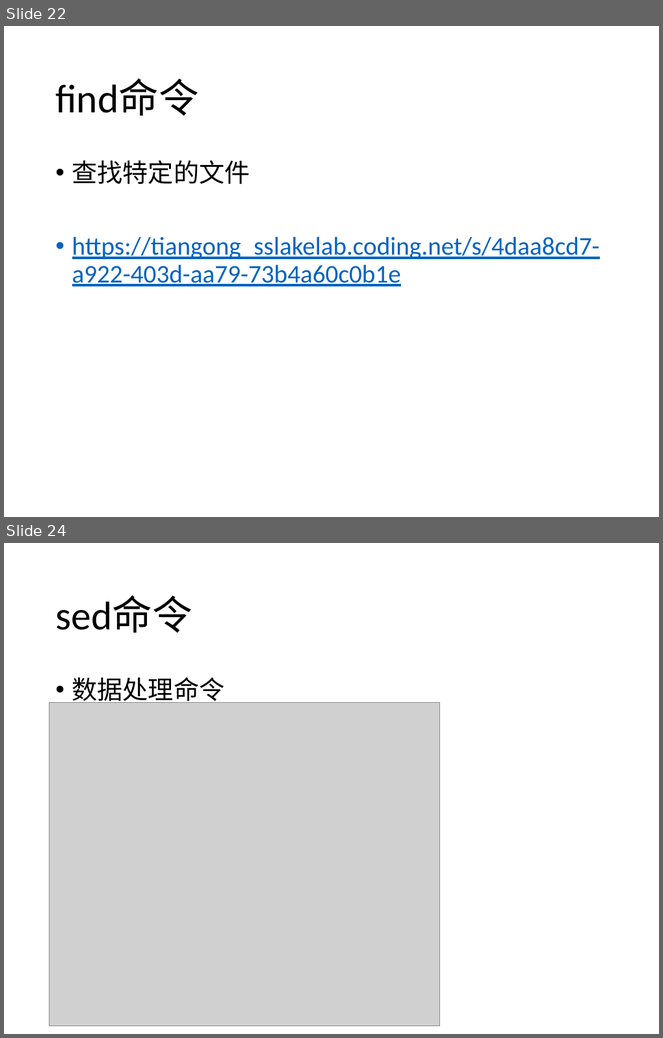
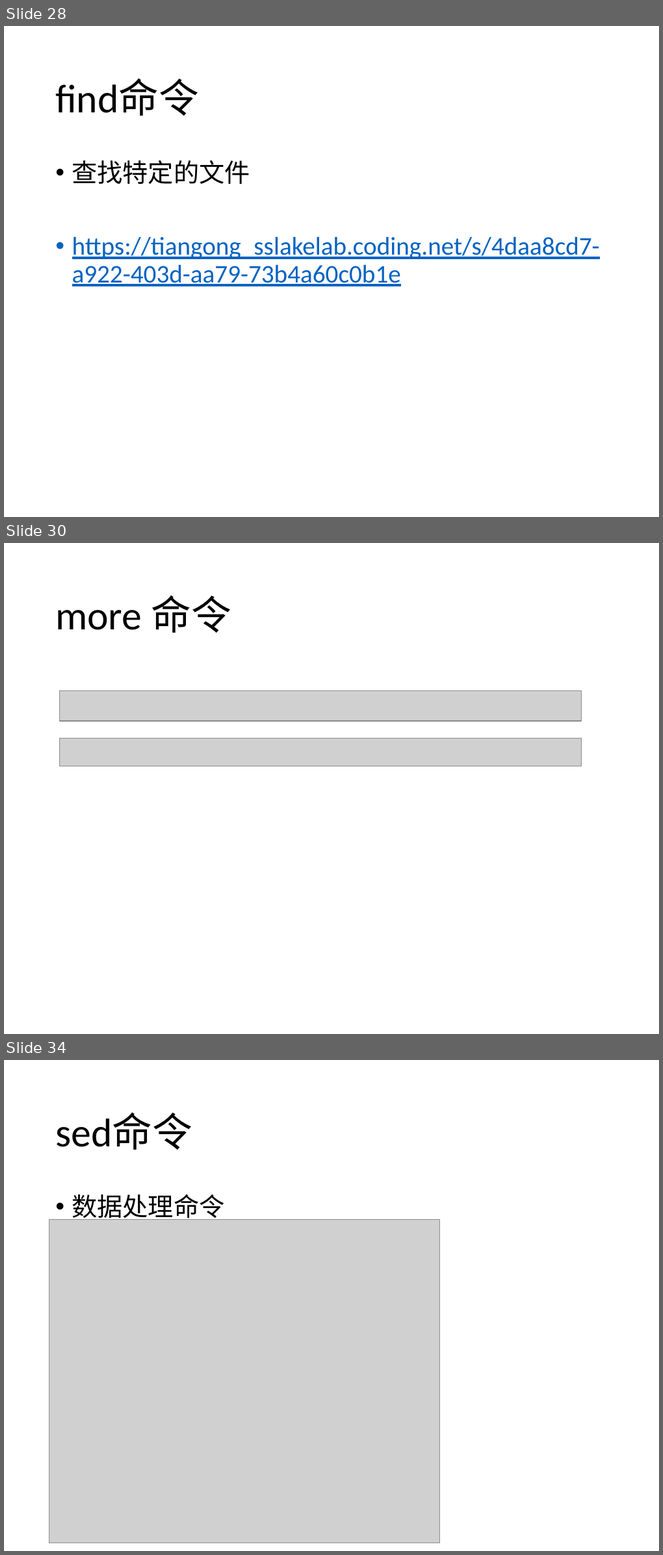
Before and after one commit to SSlakeLabTiangong/2019_workshop, a slide deck: 03_Linux101/Linux101.pptx. Shown one above the other, each under a label of ours: slides 22 and 24 before the commit, slides 28, 30 and 34 after it; the slides between them are not shown. The pictures are 663x1038 and 663x1555 pixels, drawn with LibreOffice and Linux fonts; fonts in the diff are those of the drawing; grey boxes stand for pictures. Boxes give left, top, right and bottom in pixels: in the first picture for what was removed or moved away, otherwise in the second. Text is boxed around its words. In the diff, an @@ line names an element or a change of style, - is before the commit and + after.

```diff
--- a/03_Linux101/Linux101.pptx
+++ b/03_Linux101/Linux101.pptx
@@ slide 30 added at box(4, 543, 659, 1034), background #FFFFFF @@
@@ title added at box(55, 595, 231, 633), 44 pt, text #000000 @@
+more 命令
@@ picture added at box(59, 691, 581, 721) @@
@@ picture added at box(59, 738, 581, 767) @@
@@ what was slide 22 is now slide 28 @@
@@ what was slide 24 is now slide 34 @@
```
Also in this commit, not shown: 9 slides changed, 9 other slides added.
